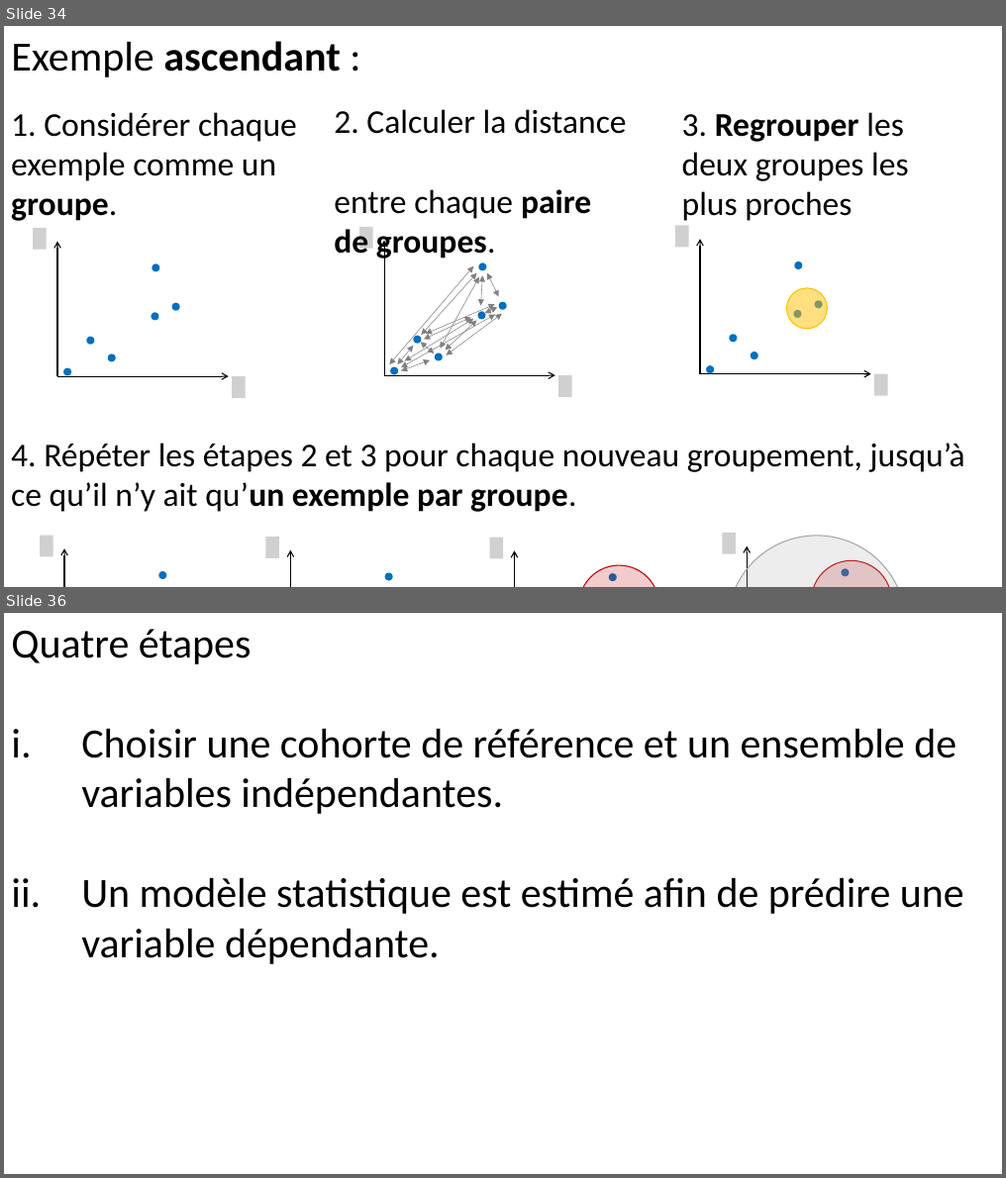
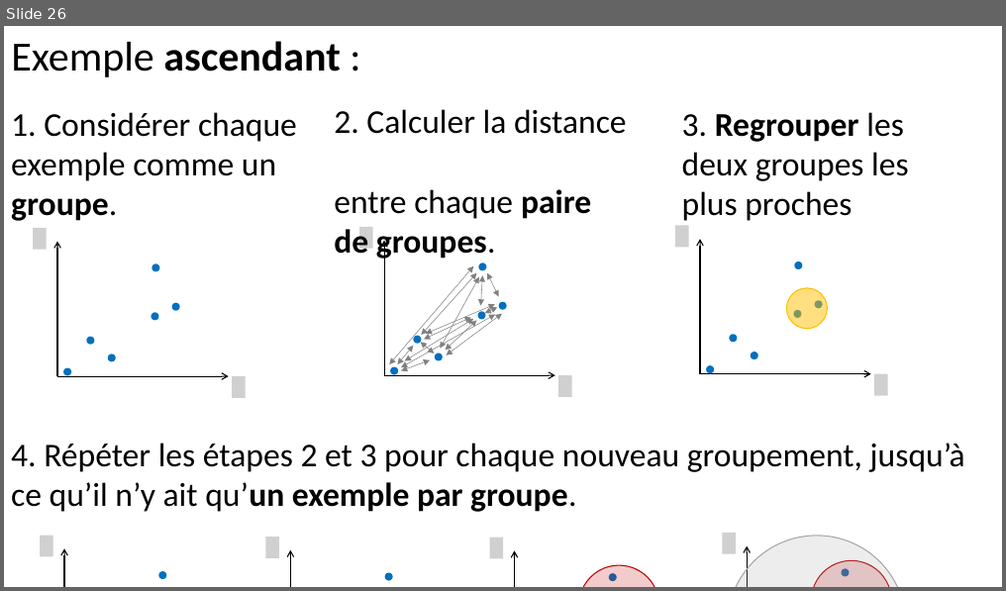
Before and after one commit to pnplab/ML_CRIUSMM, a slide deck: cours_4/img/cours_4.pptx. Shown one above the other, each under a label of ours: slides 34 and 36 before the commit, slide 26 after it; the slides between them are not shown. The pictures are 1006x1178 and 1006x591 pixels, drawn with LibreOffice and Linux fonts; fonts in the diff are those of the drawing; grey boxes stand for pictures; background and template pictures are left out. Boxes give left, top, right and bottom in pixels: in the first picture for what was removed or moved away, otherwise in the second. Text is boxed around its words. In the diff, an @@ line names an element or a change of style, - is before the commit and + after.

```diff
--- a/cours_4/img/cours_4.pptx
+++ b/cours_4/img/cours_4.pptx
@@ slide 36 removed at (4,613,1002,1174), background #FFFFFF @@
@@ text removed at (11,629,964,964) @@
-Quatre étapes
-i. Choisir une cohorte de référence et un ensemble de variables indépendantes.
-ii. Un modèle statistique est estimé afin de prédire une variable dépendante.
@@ what was slide 34 is now slide 26 @@
```
Also in this commit, not shown: 1 slide changed, 1 slide added, 4 other slides removed, 40 other files.
